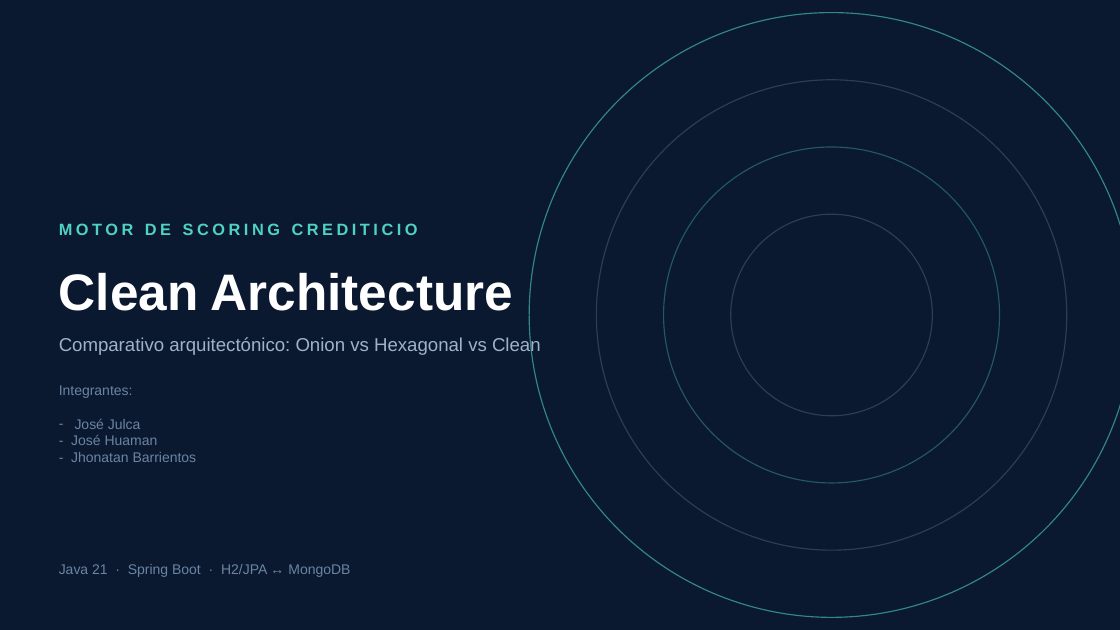
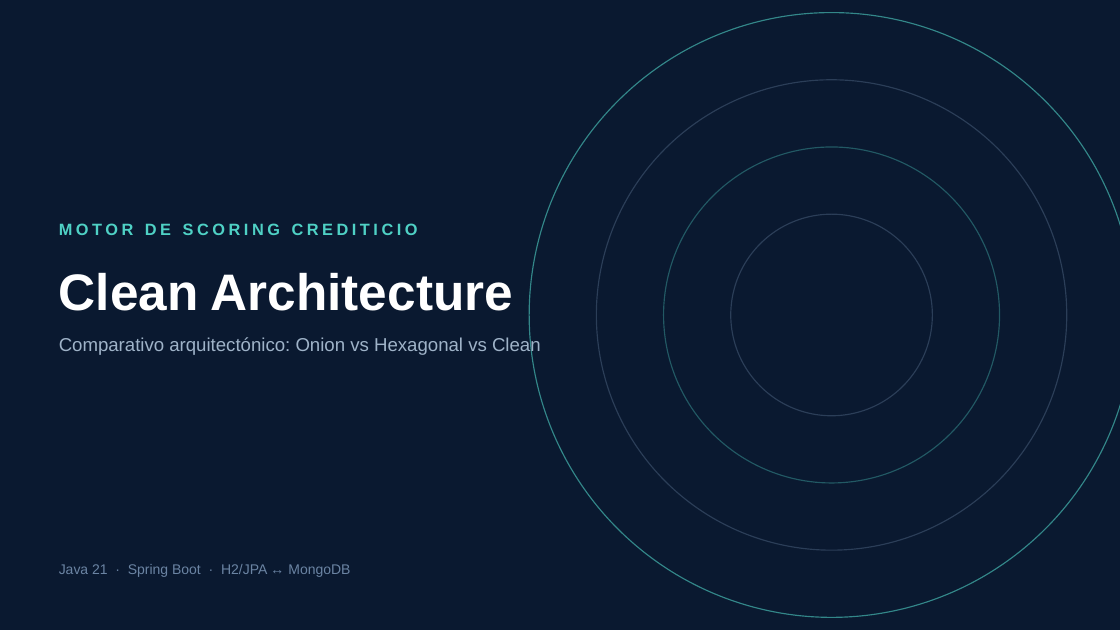
Before and after one commit to JoseJulca/CleanArquitecture, a slide deck: slide 1 of Motor_Scoring_Clean_Architecture.pptx. Drawn at 1120x630 pixels with LibreOffice and Linux fonts; fonts in the diff are those of the drawing. Boxes give left, top, right and bottom in pixels: in the first picture for what was removed or moved away, otherwise in the second. Text is boxed around its words. In the diff, an @@ line names an element or a change of style, - is before the commit and + after.

```diff
--- a/Motor_Scoring_Clean_Architecture.pptx
+++ b/Motor_Scoring_Clean_Architecture.pptx
@@ text removed at (59, 385, 197, 462) @@
-Integrantes:
-– José Julca
-- José Huaman
-- Jhonatan Barrientos
```
Also in this commit, not shown: 6 other slides changed, 2 slides added, 1 slide removed.
